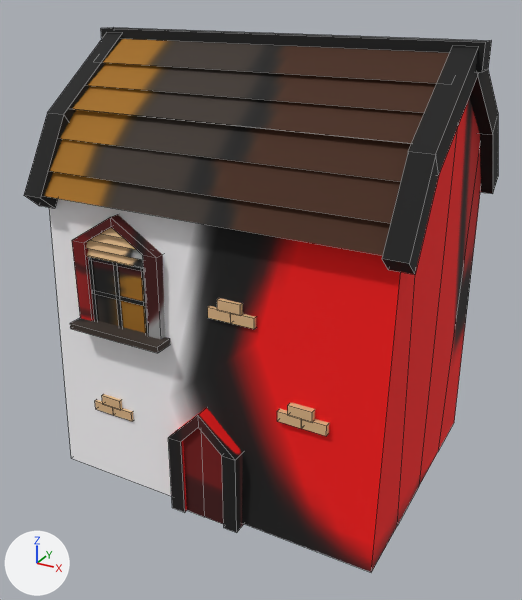
The FBX model client/Norumac2/Client/Resource/Mesh/house1.FBX: old version first, new version second.
The view is the same before and after, from a camera (50 mm lens) standing at (9.72, -18.2, 14.36) and looking at (-0.1, -0.34, 5.43). Every picture has the same lights, and +X, +Y and +Z are marked at lower left. Mesh edges are drawn as thin lines. Where no turn or scale is listed for an object, it has been applied to the vertices.
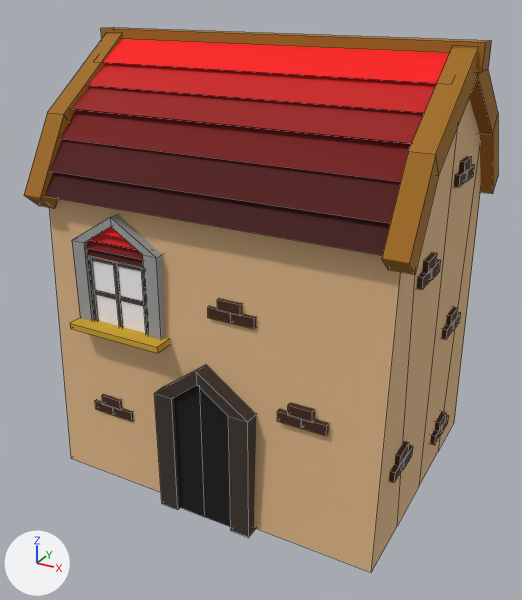
Edits to the bpy script that builds the scene:
```text
Change me_mesh:
    remove me_mesh.from_pydata(...)  # 316 vertices, 175 faces; spans x -5.83..5.69, y -4.19..4.57, z -0.17..13.08
    add me_mesh.from_pydata(...)  # 652 vertices, 385 faces; spans x -5.83..5.69, y -4.19..4.57, z -0.17..13.08
    me_mesh part 1: the loose piece of 8 vertices spanning x 0.82..1.52, y -3.64..-2.91, z 6.22..6.53 is copied, and the copy is turned 90 degrees about the z axis through its middle, then moved by (3.8, 1.56, 1.29); it spans x 4.6..5.33, y -2.06..-1.36, z 7.51..7.82
    me_mesh part 2: the loose piece of 8 vertices spanning x 0.82..1.52, y -3.64..-2.91, z 6.22..6.53 is copied, and the copy is turned 90 degrees about the z axis through its middle, then moved by (3.8, 1.94, 1.57); it spans x 4.6..5.33, y -1.68..-0.98, z 7.79..8.1
    me_mesh part 3: the loose piece of 8 vertices spanning x 0.82..1.52, y -3.64..-2.91, z 6.22..6.53 is copied, and the copy is turned 90 degrees about the z axis through its middle, then moved by (3.83, 2.25, 1.29); it spans x 4.63..5.36, y -1.37..-0.67, z 7.51..7.82
    me_mesh part 4: the loose piece of 8 vertices spanning x -5.83..5.69, y 0.0..0.62, z 12.41..13.08 is copied, and the copy is scaled about its middle by (0.0627, 1.14, 0.462), then moved by (5.04, 0.58, -3.14); it spans x 4.6..5.33, y 0.54..1.24, z 9.45..9.76
    me_mesh part 5: the loose piece of 8 vertices spanning x -5.83..5.69, y 0.0..0.62, z 12.41..13.08 is copied, and the copy is scaled about its middle by (0.0627, 1.14, 0.462), then moved by (5.03, 0.96, -2.86); it spans x 4.6..5.33, y 0.92..1.62, z 9.73..10.04
    me_mesh part 6: the loose piece of 8 vertices spanning x -5.83..5.69, y 0.0..0.62, z 12.41..13.08 is copied, and the copy is scaled about its middle by (0.0627, 1.14, 0.462), then moved by (5.06, 1.27, -3.14); it spans x 4.63..5.36, y 1.22..1.92, z 9.45..9.76
    me_mesh part 7: the loose piece of 8 vertices spanning x 3.0..3.7, y -3.79..-3.07, z 3.77..4.08 is copied, and the copy is turned 90 degrees about the z axis through its middle, then moved by (1.61, 0.82, -1.42); it spans x 4.6..5.33, y -2.96..-2.26, z 2.35..2.66
    me_mesh part 8: the loose piece of 8 vertices spanning x 3.0..3.7, y -3.79..-3.07, z 3.77..4.08 is copied, and the copy is turned 90 degrees about the z axis through its middle, then moved by (1.61, 1.21, -1.14); it spans x 4.6..5.33, y -2.58..-1.88, z 2.63..2.94
    me_mesh part 9: the loose piece of 8 vertices spanning x 3.0..3.7, y -3.79..-3.07, z 3.77..4.08 is copied, and the copy is turned 90 degrees about the z axis through its middle, then moved by (1.64, 1.51, -1.42); it spans x 4.63..5.36, y -2.27..-1.57, z 2.35..2.66
    me_mesh part 10: the loose piece of 8 vertices spanning x 3.0..3.7, y -3.79..-3.07, z 3.77..4.08 is copied, and the copy is turned 90 degrees about the z axis through its middle, then moved by (1.61, 4.85, 1.0); it spans x 4.6..5.33, y 1.07..1.77, z 4.77..5.08
    me_mesh part 11: the loose piece of 8 vertices spanning x 3.0..3.7, y -3.79..-3.07, z 3.77..4.08 is copied, and the copy is turned 90 degrees about the z axis through its middle, then moved by (1.61, 5.23, 1.28); it spans x 4.6..5.33, y 1.45..2.15, z 5.05..5.36
    me_mesh part 12: the loose piece of 8 vertices spanning x 3.0..3.7, y -3.79..-3.07, z 3.77..4.08 is copied, and the copy is turned 90 degrees about the z axis through its middle, then moved by (1.64, 5.54, 1.0); it spans x 4.63..5.36, y 1.75..2.45, z 4.77..5.08
    me_mesh part 13: the loose piece of 8 vertices spanning x 3.0..3.7, y -3.79..-3.07, z 3.77..4.08 is copied, and the copy is turned 90 degrees about the z axis through its middle, then moved by (1.61, 4.93, -2.75); it spans x 4.6..5.33, y 1.15..1.85, z 1.02..1.33
    me_mesh part 14: the loose piece of 8 vertices spanning x 3.0..3.7, y -3.79..-3.07, z 3.77..4.08 is copied, and the copy is turned 90 degrees about the z axis through its middle, then moved by (1.61, 5.31, -2.47); it spans x 4.6..5.33, y 1.53..2.23, z 1.3..1.61
    me_mesh part 15: the loose piece of 8 vertices spanning x 3.0..3.7, y -3.79..-3.07, z 3.77..4.08 is copied, and the copy is turned 90 degrees about the z axis through its middle, then moved by (1.64, 5.62, -2.75); it spans x 4.63..5.36, y 1.84..2.54, z 1.02..1.33
    me_mesh part 16: 26 vertices moved from x -1.08..1.18, y -4.12..-3.49, z -0.17..3.44 to x -1.47..1.58, y -4.12..-3.49, z -0.17..4.8
    me_mesh part 17: 175 kept faces spanning x -5.83..5.69, y -4.19..4.57, z -0.17..13.08 get new texture (UV) coordinates
```

Pixel boxes (x1, y1, x2, y2) of what changed, in the pictures (522 x 600 px; the box of a moved part takes in the faces that stretch with it):
part 1 of me_mesh, added
    after: (416, 269, 432, 289)
part 2 of me_mesh, added
    after: (422, 253, 437, 273)
part 3 of me_mesh, added
    after: (431, 260, 441, 280)
part 4 of me_mesh, added
    after: (453, 171, 467, 187)
part 5 of me_mesh, added
    after: (459, 156, 472, 173)
part 6 of me_mesh, added
    after: (466, 165, 475, 182)
part 7 of me_mesh, added
    after: (389, 460, 404, 483)
part 8 of me_mesh, added
    after: (395, 441, 409, 465)
part 9 of me_mesh, added
    after: (403, 445, 413, 469)
part 10 of me_mesh, added
    after: (441, 321, 454, 339)
part 11 of me_mesh, added
    after: (446, 307, 458, 325)
part 12 of me_mesh, added
    after: (453, 312, 461, 331)
part 13 of me_mesh, added
    after: (430, 427, 442, 445)
part 14 of me_mesh, added
    after: (435, 412, 446, 430)
part 15 of me_mesh, added
    after: (441, 415, 449, 434)
part 16 of me_mesh, moved or reshaped
    before: (168, 407, 244, 533)
    after: (154, 364, 256, 537)
part 17 of me_mesh, surface changed
    both: (24, 27, 498, 572)
